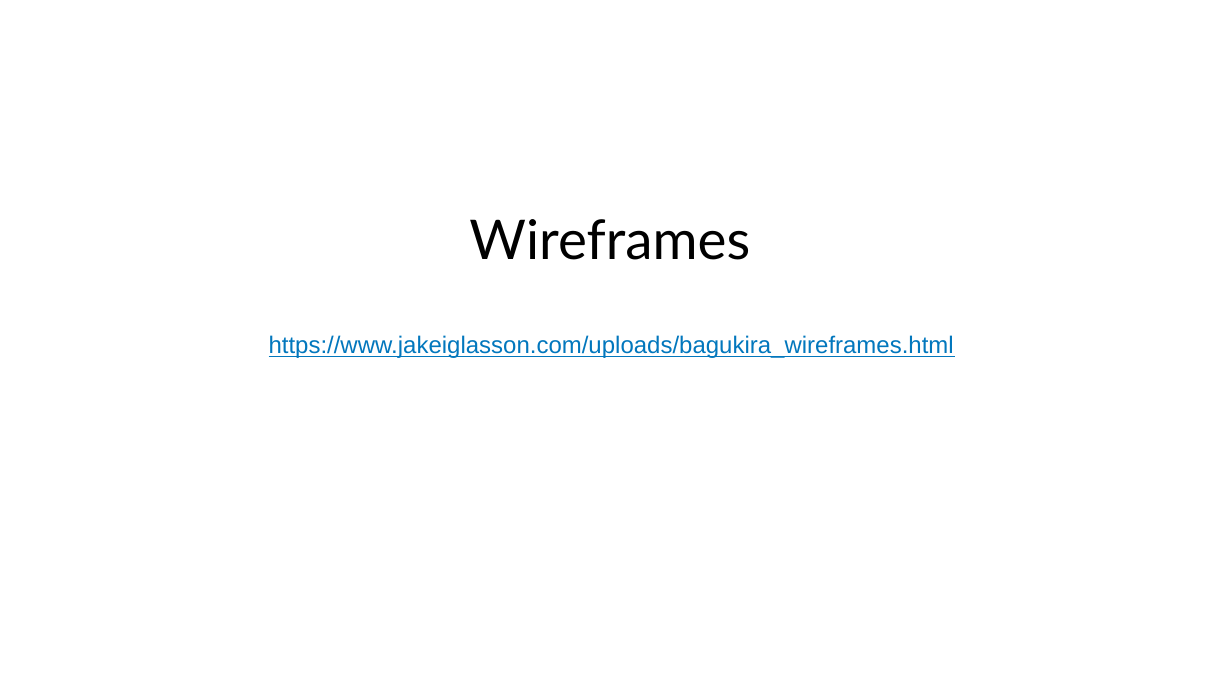
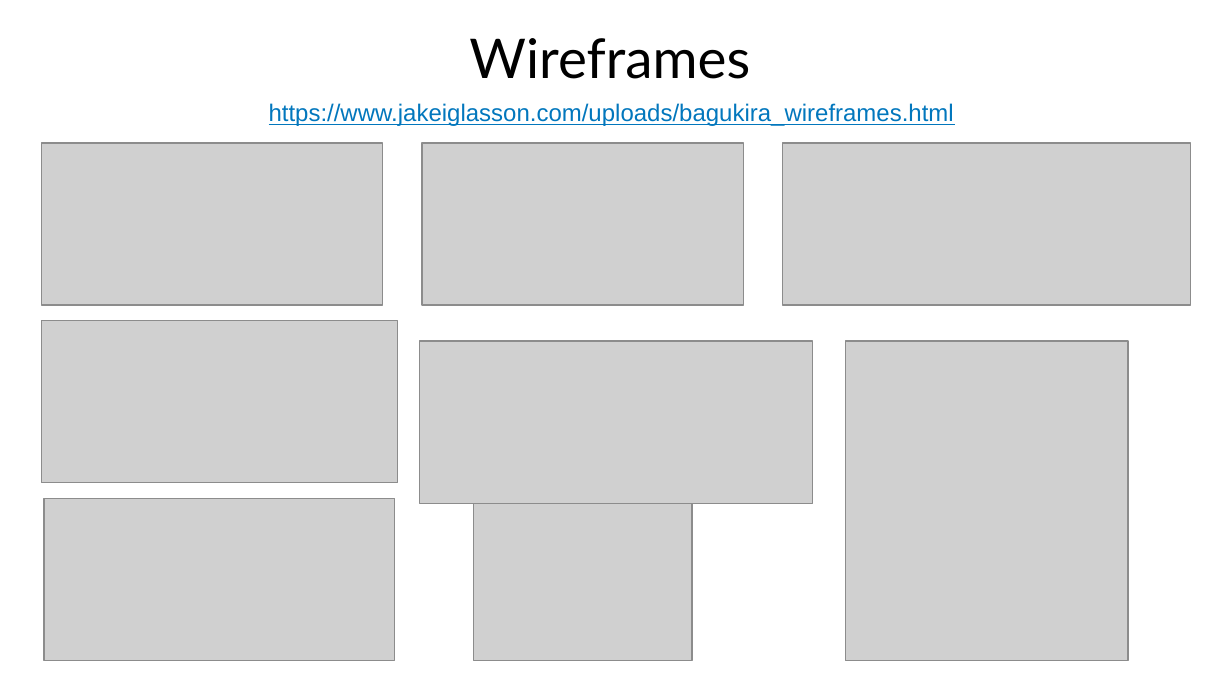
Before and after one commit to jakeiglasson/Assessment-Full-Stack-Application-Part-A, a slide deck: slide 5 of docs/Slide Deck.pptx. Drawn at 1232x693 pixels with LibreOffice and Linux fonts; fonts in the diff are those of the drawing; grey boxes stand for pictures. Boxes give left, top, right and bottom in pixels: in the first picture for what was removed or moved away, otherwise in the second. Text is boxed around its words. In the diff, an @@ line names an element or a change of style, - is before the commit and + after.

Commit message:
Final slides version.
Removed ppt slide deck as it sucks. Added final version of pptx

```diff
--- a/docs/Slide Deck.pptx
+++ b/docs/Slide Deck.pptx
@@ text "Wireframes": place and size @@
-text "Wireframes" at (469, 219, 750, 260)
+text "Wireframes" at (469, 38, 750, 79)
@@ text "https://www.jakeiglasson.com/uploads/bagukira_wireframes.htm ...": place and size @@
-text "https://www.jakeiglasson.com/uploads/bagukira_wireframes.htm ..." at (269, 335, 954, 358)
+text "https://www.jakeiglasson.com/uploads/bagukira_wireframes.htm ..." at (269, 103, 954, 126)
@@ picture added at (41, 143, 382, 306) @@
@@ picture added at (423, 143, 744, 306) @@
@@ picture added at (782, 143, 1190, 306) @@
@@ picture added at (41, 320, 397, 483) @@
@@ picture added at (419, 341, 812, 504) @@
@@ picture added at (845, 341, 1127, 662) @@
@@ picture added at (44, 498, 395, 660) @@
@@ picture added at (473, 498, 691, 660) @@
```
Also in this commit, not shown: 2 other files.
